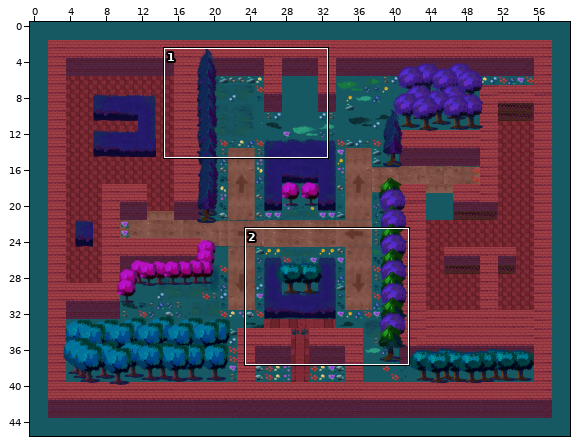
Two states of a Tiled map, assets/maps/in-progress/hard6.tmx. The first picture is a wide view before the edit; the outline marks the close-up.
Close-up. Before the commit:
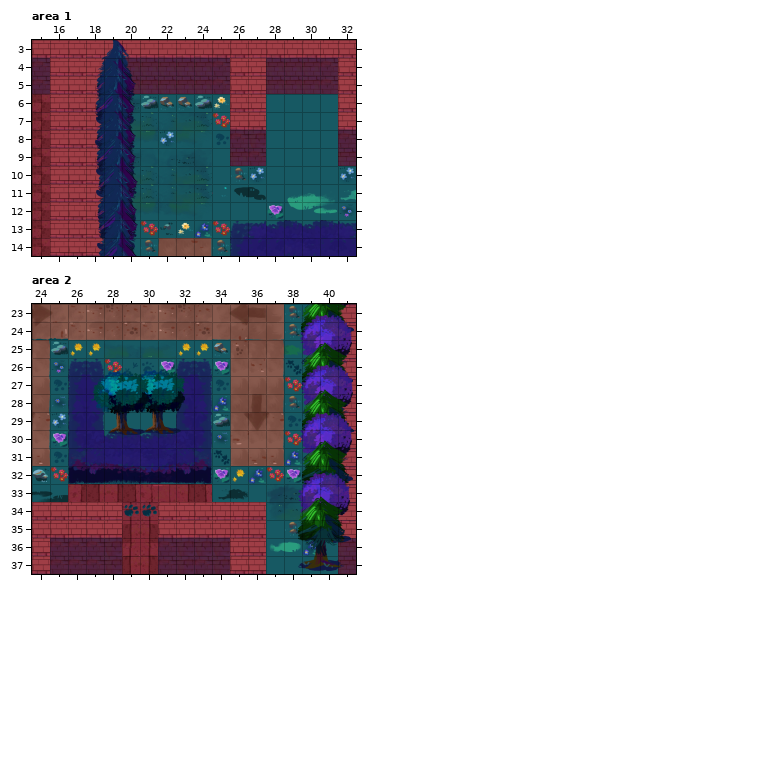
Cells are 128x128 px. Shown: area 1 x 15..32, y 3..14; area 2 x 24..41, y 23..37. The commit also changed other parts of the map, which this record leaves out.
And afterwards:
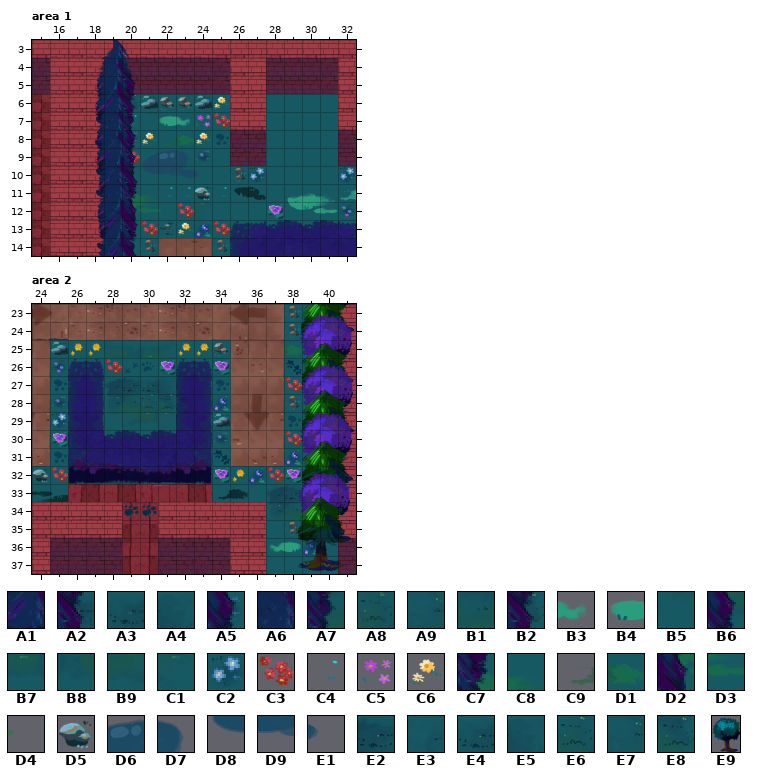
Key: from "decorations-2": A1 5, A2 6, A3 9, A4 10, A5 16, A6 17, A7 18, A8 19, A9 20, B1 21, B2 22, B3 26 flipped left-right, B4 27 flipped left-right, B5 29, B6 30, B7 31, B8 32, B9 33, C1 34, C2 41, C3 53, C4 54, C5 66, C6 67, C7 77, C8 78, C9 79, D1 80, D2 89, D3 90, D4 91, D5 105; from "interiordecorations1": D6 17, D7 18, D8 26, D9 27, E1 29; from "path-1": E2 6; from "path-2": E3 8, E4 9, E5 10, E6 22, E7 23, E8 25; from "trees": E9 0 "tree1".
__ is an empty cell.
Objects are placed by their top-left corner, in cells (3,4 is the top-left corner of cell 3,4); size is 1x1 cell unless given.
See-through tiles are keyed as they look on the map.
Diff:
Layer "decoration", area 1:
y 6: x 20 A2 -> B2
y 7: x 20..24 A7 A8 A9 B1 B2 -> C4 B5 B4 B3 C5
y 8: x 20..24 B6 B7 C2 B9 C1 -> A5 C6 C9 D1 C6
y 9: x 20 E2 -> C3; x 22..24 E3 E4 E5 -> D6 D7 A5
y 10: x 21..22 E6 E7 -> D8 D9; x 24 E8 -> E1
y 11: x 20..24 A7 A8 A9 B1 B2 -> C7 C8 C4 C4 D5
y 12: x 20..23 B6 B7 B8 B9 -> D2 D3 D4 C3
Layer "decoration", area 2:
y 27: x 28..31 __ __ __ __ -> A1 A2 A3 A4
y 28: x 28..31 __ __ __ __ -> A6 A7 A8 B2
y 29: x 28..31 __ __ __ __ -> B5 B6 B7 C1
Layer "images", area 2:
removed: E9 "tree1" at 29.3,26.5 size 3.2x3.7
removed: E9 "tree1" at 27.3,26.6 size 3.2x3.7
Pixel boxes of the changes (left, top, right, bottom) in both close-ups:
changed: (130, 95, 212, 218)
changed: (91, 370, 185, 435)
